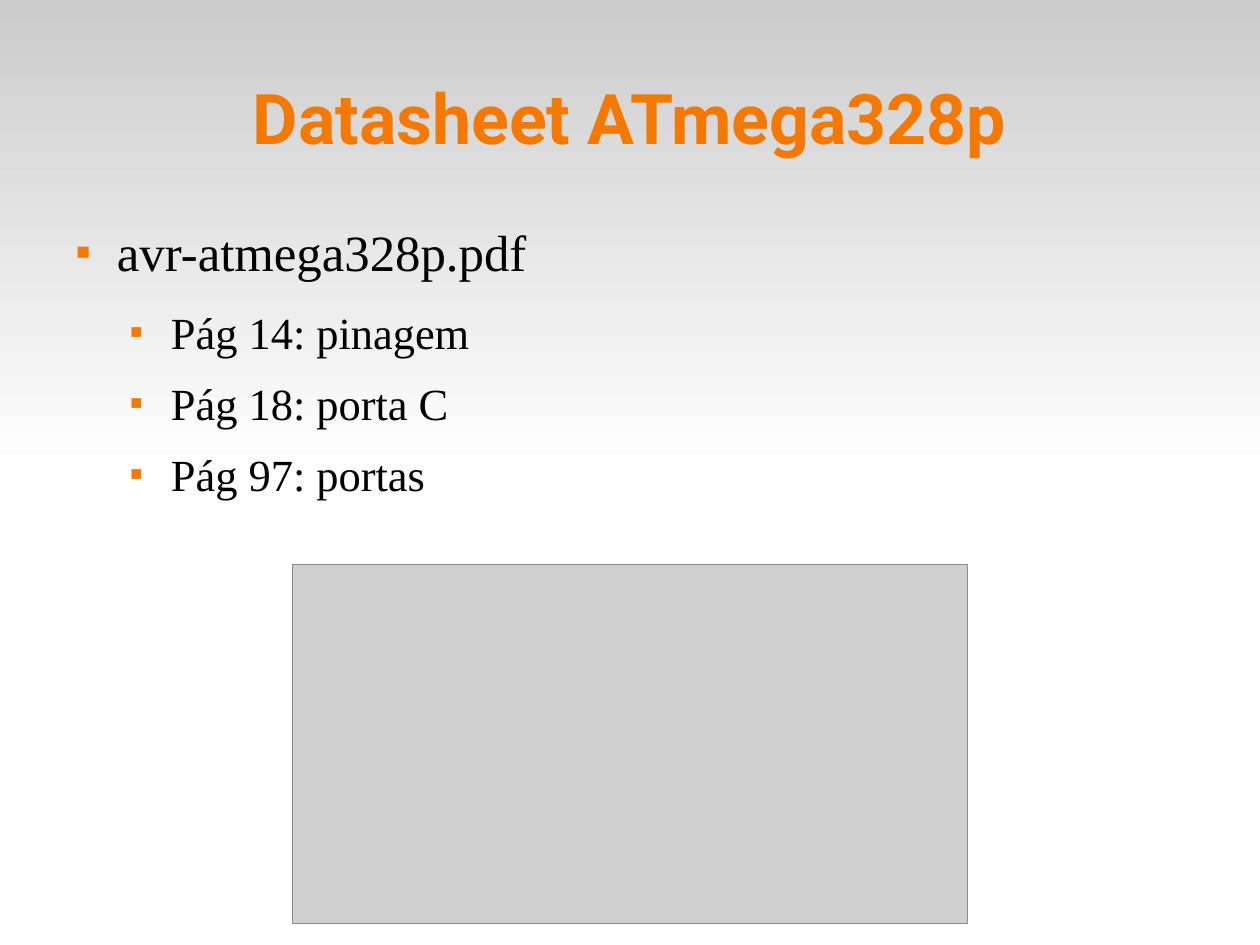
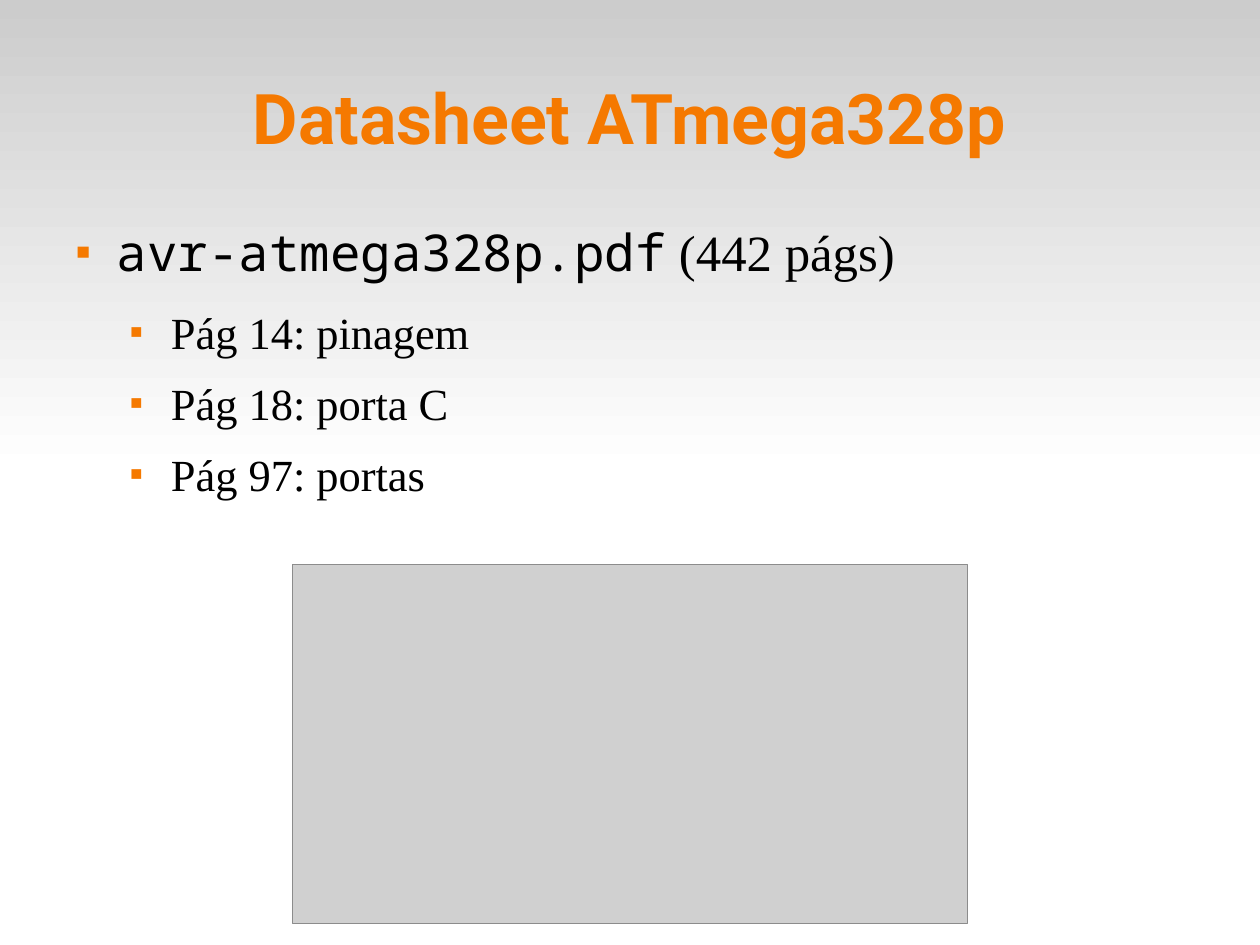
Before and after one commit to fsantanna-uerj/SE, a slide deck: slide 6 of Slides/se-02-gpio.odp. Drawn at 1260x945 pixels with LibreOffice and Linux fonts; fonts in the diff are those of the drawing; grey boxes stand for pictures. Boxes give left, top, right and bottom in pixels: in the first picture for what was removed or moved away, otherwise in the second. Text is boxed around its words. In the diff, an @@ line names an element or a change of style, - is before the commit and + after.

```diff
--- a/Slides/se-02-gpio.odp
+++ b/Slides/se-02-gpio.odp
@@ text at (117,232,895,284): text changed; font Times New Roman to Noto Sans Mono @@
-■ avr-atmega328p.pdf
+■ avr-atmega328p.pdf (442 págs)
```
Also in this commit, not shown: 1 other slide changed, 2 slides added, 11 slides removed, 3 other files.
